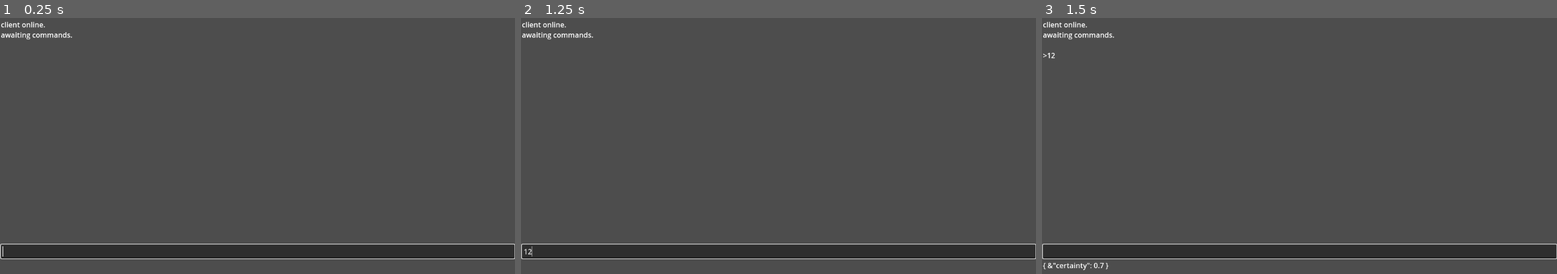
Above: before the commit, frames 1-3 (left to right).
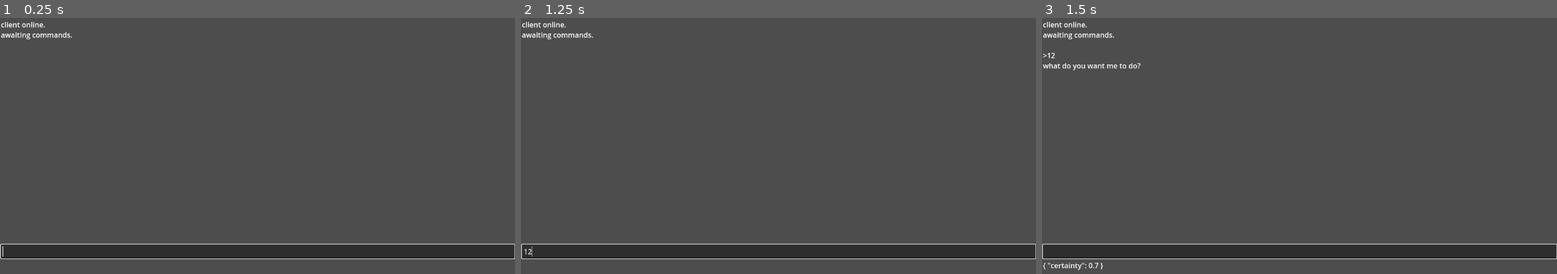
Above: after the commit, the same moments.

Repository: 11bunno11/escort-gam
Game: Godot game, scene res://control.tscn
The game is run twice, just before and just after one commit, with the same random seed, the same clock (stepped at 60 frames per second) and the same inputs.
Inputs (mouse positions are in pixels of both pictures, inside the frame that each line leads up to):
- Up to frame 1 (0.25 s): no input
- Up to frame 2 (1.25 s): click (778, 250) at 0.52 s; type "12" at 0.6 s
- Up to frame 3 (1.5 s): tap Enter at 1.25 s; hold Right from 1.28 s (still down); tap Alt at 1.35 s

Frames 1-2 are identical in both runs. In frame 3, 0.4% of the frame differs, in the area x 0-20%, y 17-99%.
Error before the commit: Invalid access to property or key 'verb' on a base object of type 'Dictionary'. (res://main.gd:109)

Commit message:
change some stuff, it finally worked!!!

Diff:
--- a/main.gd
+++ b/main.gd
@@ -54,21 +54,21 @@
 
 	print(typeof(pending_command))
 
-	if pending_command.has("verb") == false and parsed["verb"] != null:
-		pending_command.verb = parsed["verb"]
-	if pending_command.has("object") == false and parsed["object"] !=null:
-		pending_command.object = parsed["object"]
-	if pending_command.has("direction") == false and parsed["direction"] !=null:
-		pending_command.direction = parsed["direction"]
+	if not pending_command.has("verb") and parsed["verb"] != null:
+		pending_command["verb"] = parsed["verb"]
+	if not pending_command.has("object") and parsed["object"] !=null:
+		pending_command["object"] = parsed["object"]
+	if not pending_command.has("direction") and parsed["direction"] !=null:
+		pending_command["direction"] = parsed["direction"]
 
-	pending_command.certainty = parsed.certainty
+	pending_command["certainty"] = parsed["certainty"]
 
 	astronaut_text.append_text("\n>" + text)
 	astronaut_text.append_text("\n" + astronaut_response(pending_command) + "\n")
 	debug_label.text = str(pending_command)
 	input_line.clear()
 
-	if pending_command.verb !=null and (pending_command.object !=null or pending_command.direction !=null):
+	if pending_command.has("verb") and (pending_command.has("object") or pending_command.has("direction")):
 		input_buffer = ""
 		pending_command = {}
 
@@ -106,7 +106,7 @@
 
 		}
 func astronaut_response(result: Dictionary) -> String:
-	if result.verb == null:
+	if not result.has("verb") or result["verb"] == null:
 		return "what do you want me to do?"
 
 	var prefix = ""
@@ -117,8 +117,8 @@
 	elif result.certainty < 1:
 		prefix = "got it."
 
-	if result.verb == "MOVE" and result.direction == null:
+	if result["verb"] == "MOVE" and not result.has("direction"):
 		return prefix + "which way?"
-	if result.verb == "CHECK" and result.object == null:
+	if result["verb"] == "CHECK" and not result.has("object"):
 		return prefix + "check what?"
-	return prefix + " attempting" + " " + result.verb.to_lower() + "."
+	return prefix + " attempting" + " " + result["verb"].to_lower() + "."
